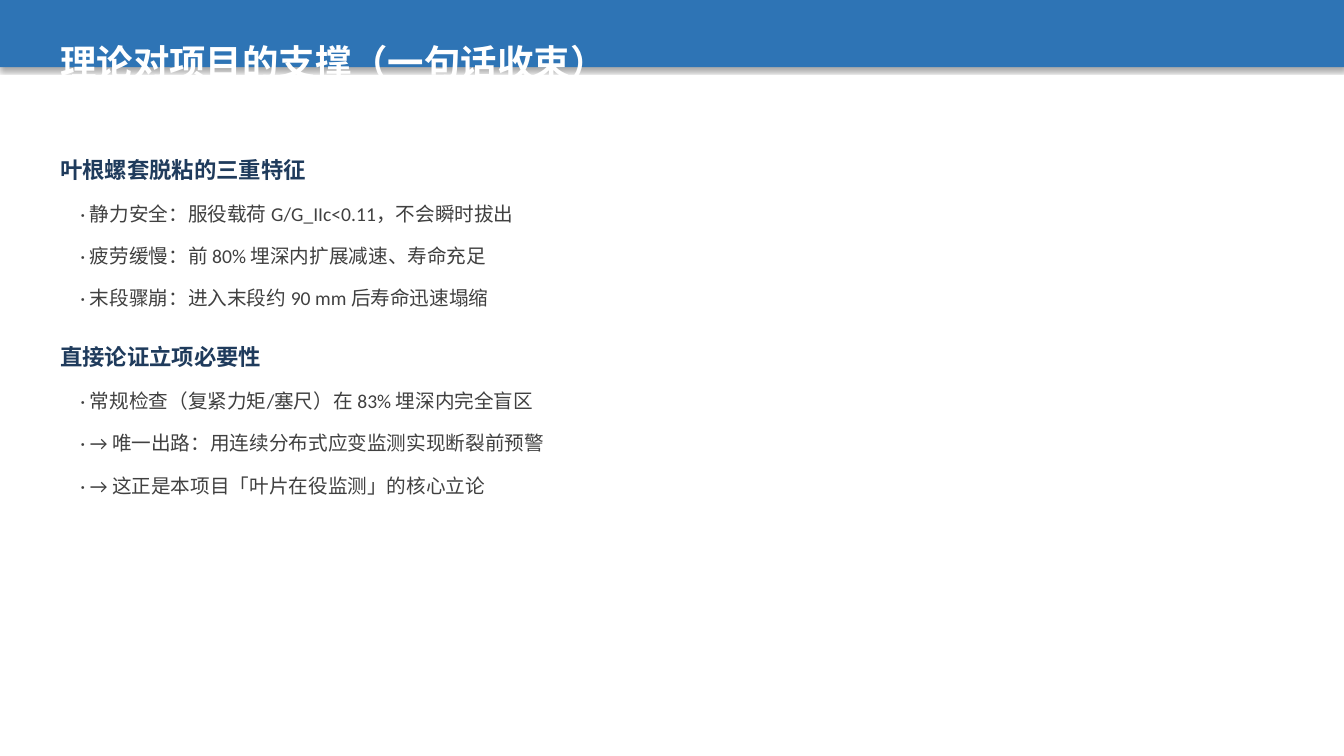
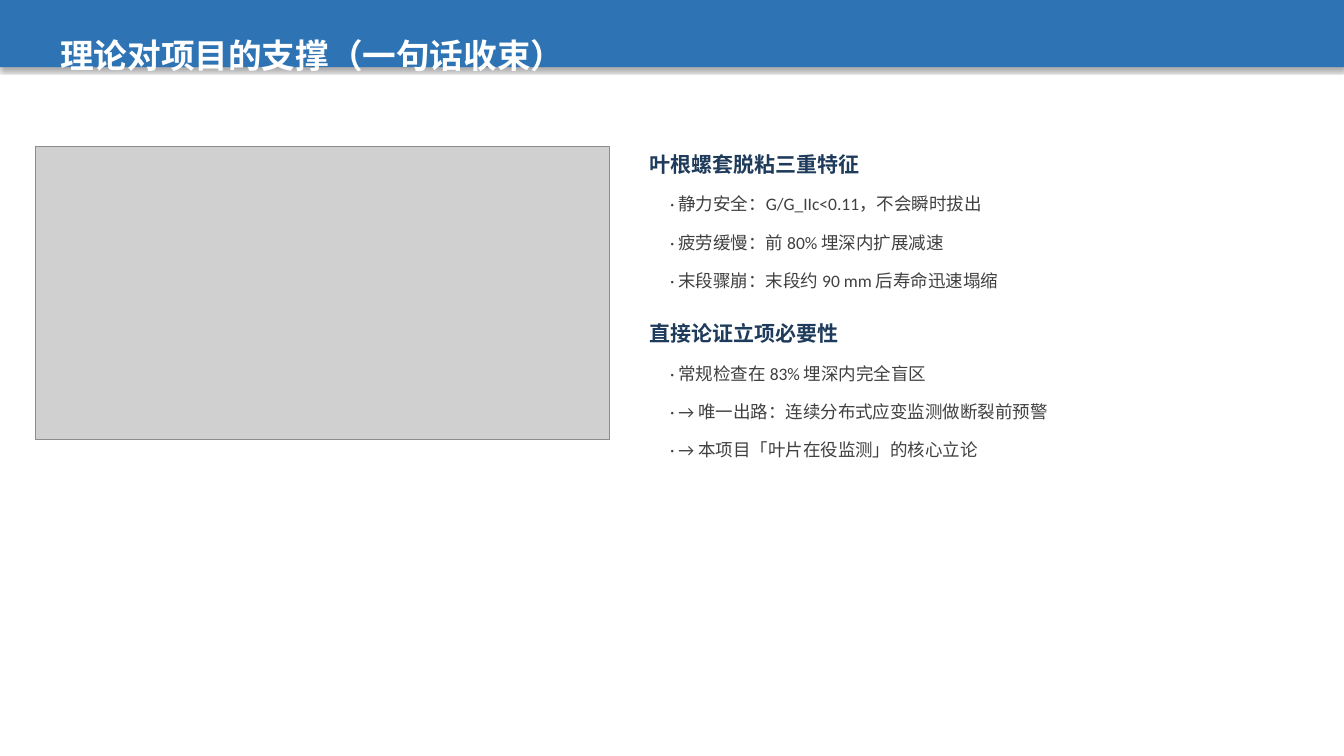
Before and after one commit to xjheping-cpu/blade-root-insert-debond, a slide deck: slide 57 of docs/陕西华电新能源_叶片在役监测_科研立项汇报_含仿真理论.pptx. Drawn at 1344x756 pixels with LibreOffice and Linux fonts; fonts in the diff are those of the drawing; grey boxes stand for pictures. Boxes give left, top, right and bottom in pixels: in the first picture for what was removed or moved away, otherwise in the second. Text is boxed around its words. In the diff, an @@ line names an element or a change of style, - is before the commit and + after.

```diff
--- a/docs/陕西华电新能源_叶片在役监测_科研立项汇报_含仿真理论.pptx
+++ b/docs/陕西华电新能源_叶片在役监测_科研立项汇报_含仿真理论.pptx
@@ text "理论对项目的支撑（一句话收束）" at (60,34,564,78): size 26 to 24 pt; less space between paragraphs @@
@@ picture added at (35,146,610,440) @@
@@ text at (650,154,860,174): text changed; size 16 to 15 pt @@
-叶根螺套脱粘的三重特征
+叶根螺套脱粘三重特征
@@ text at (678,195,981,213): text changed; size 14 to 12.5 pt @@
-· 静力安全：服役载荷 G/G_IIc<0.11，不会瞬时拔出
+· 静力安全：G/G_IIc<0.11，不会瞬时拔出
@@ text at (678,234,943,251): text changed; size 14 to 12.5 pt @@
-· 疲劳缓慢：前 80% 埋深内扩展减速、寿命充足
+· 疲劳缓慢：前 80% 埋深内扩展减速
@@ text at (678,272,998,289): text changed; size 14 to 12.5 pt @@
-· 末段骤崩：进入末段约 90 mm 后寿命迅速塌缩
+· 末段骤崩：末段约 90 mm 后寿命迅速塌缩
@@ text "直接论证立项必要性": place and size @@
-text "直接论证立项必要性" at (60,346,261,367)
+text "直接论证立项必要性" at (650,323,839,343)
@@ text "直接论证立项必要性" at (650,323,839,343): size 16 to 15 pt; less space between paragraphs @@
@@ text at (678,365,926,382): text changed; size 14 to 12.5 pt @@
-· 常规检查（复紧力矩/塞尺）在 83% 埋深内完全盲区
+· 常规检查在 83% 埋深内完全盲区
@@ text at (698,403,1048,420): text changed; size 14 to 12.5 pt @@
-· → 唯一出路：用连续分布式应变监测实现断裂前预警
+· → 唯一出路：连续分布式应变监测做断裂前预警
@@ text at (698,441,978,458): text changed; size 14 to 12.5 pt @@
-· → 这正是本项目「叶片在役监测」的核心立论
+· → 本项目「叶片在役监测」的核心立论
```
Also in this commit, not shown: 4 other slides changed.
